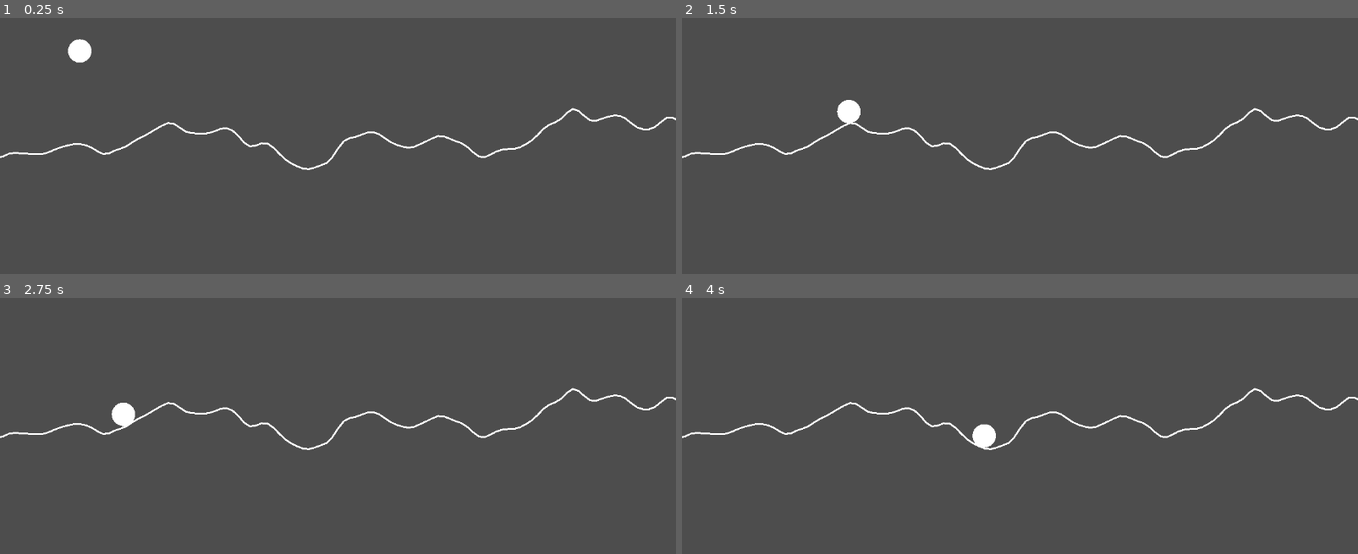
Above: before the commit, frames 1-4 (two rows, left to right).
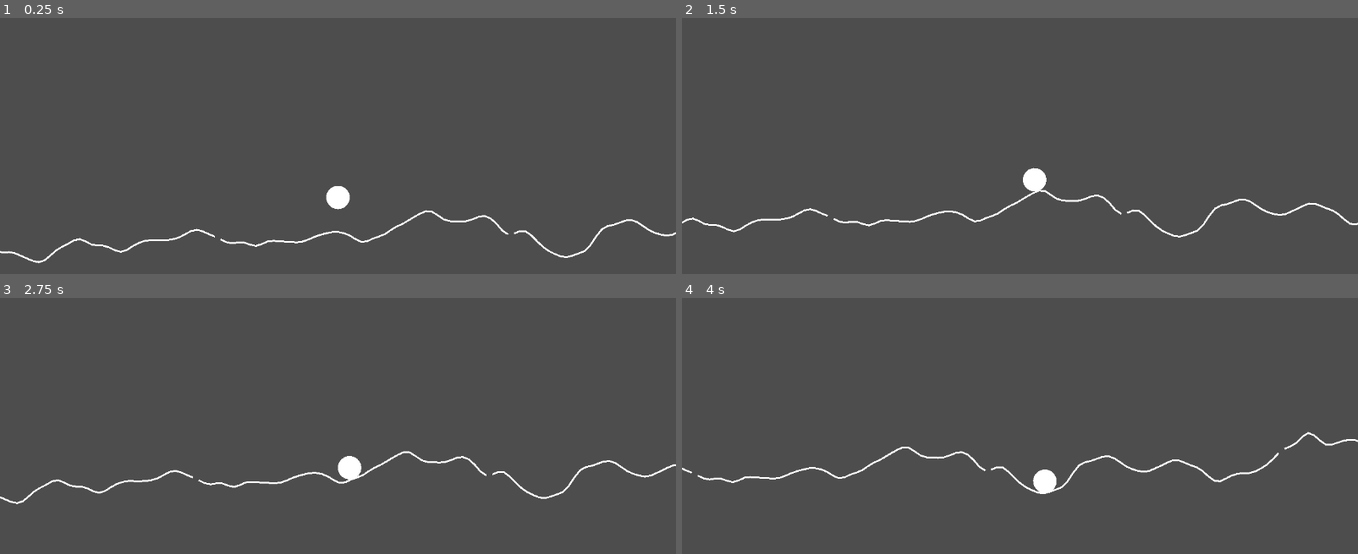
Above: after the commit, the same moments.

Repository: choe050919/Rider-Prototype
Game: Godot game, scene res://scenes/main.tscn
The game is run twice, just before and just after one commit, with the same random seed, the same clock (stepped at 60 frames per second) and the same inputs.
Inputs:
- Up to frame 1 (0.25 s): no input
- Up to frame 2 (1.5 s): hold Right (ui_right) 0.53-1.28 s; hold Left (ui_left) from 1.28 s (still down)
- Up to frame 3 (2.75 s): release Left (ui_left) at 2.03 s; hold Right (ui_right) from 2.03 s (still down)
- Up to frame 4 (4 s): release Right (ui_right) at 3.53 s; hold Left (ui_left) from 3.53 s (still down)

The runs differ from the first frame. In frame 1, 2.4% of the frame differs, in the area x 0-100%, y 8-97%; in frame 2, 2.4%; in frame 3, 2.4%; in frame 4, 2.5%, in the area x 0-100%, y 34-77%.

Commit message:
무한 스크롤 및 카메라 팔로잉 구현

Diff:
--- a/scenes/ball.tscn
+++ b/scenes/ball.tscn
@@ -15,3 +15,7 @@
 
 [node name="CollisionShape2D" type="CollisionShape2D" parent="."]
 shape = SubResource("CircleShape2D_1")
+
+[node name="Camera2D" type="Camera2D" parent="."]
+position_smoothing_enabled = true
+position_smoothing_speed = 5.0
--- a/scenes/main.tscn
+++ b/scenes/main.tscn
@@ -1,14 +1,14 @@
 [gd_scene load_steps=3 format=3 uid="uid://rftifjbgje2d"]
 
-[ext_resource type="PackedScene" uid="uid://cegbrso3uml8q" path="res://demos/terrain_test.tscn" id="1_terrain"]
+[ext_resource type="Script" uid="uid://0jxjaimbgjko" path="res://src/terrain/terrain_manager.gd" id="1_terrain_manager"]
 [ext_resource type="PackedScene" path="res://scenes/ball.tscn" id="2_ball"]
 
 [node name="Main" type="Node2D"]
 
-[node name="Camera2D" type="Camera2D" parent="."]
-position = Vector2(640, 360)
+[node name="Ball" parent="." instance=ExtResource("2_ball")]
+position = Vector2(200, 200)
 
-[node name="TerrainTest" parent="." instance=ExtResource("1_terrain")]
-
-[node name="Ball" parent="." instance=ExtResource("2_ball")]
-position = Vector2(200, 100)
+[node name="TerrainManager" type="Node2D" parent="." node_paths=PackedStringArray("target")]
+script = ExtResource("1_terrain_manager")
+target = NodePath("../Ball")
+frequency = 0.002
--- /dev/null
+++ b/src/terrain/terrain_manager.gd
@@ -0,0 +1,120 @@
+class_name TerrainManager
+extends Node2D
+
+# 추적할 대상 (공)
+@export var target: Node2D
+
+# 청크 설정
+@export var chunk_width: float = 500.0  # 청크 하나의 너비
+@export var load_distance: int = 3  # 좌우로 유지할 청크 개수
+@export var sample_interval: int = 10  # 샘플링 간격
+
+# 지형 생성 파라미터
+@export_group("Terrain Parameters")
+@export var frequency: float = 0.02
+@export var amplitude: float = 100.0
+@export var ground_level: float = 300.0
+@export var terrain_seed: int = 42
+
+# 내부 상태
+var terrain_gen: TerrainGenerator
+var active_chunks: Dictionary = {}  # chunk_index -> Node2D
+var last_chunk_index: int = 0
+
+func _ready():
+	print("TerrainManager _ready()")
+	print("Target: ", target)
+
+	# 지형 생성기 초기화
+	terrain_gen = TerrainGenerator.new({
+		"frequency": frequency,
+		"amplitude": amplitude,
+		"ground_level": ground_level,
+		"seed": terrain_seed
+	})
+
+	print("TerrainGenerator created")
+
+	# 초기 청크 생성
+	if target:
+		print("Target exists, updating chunks")
+		update_chunks()
+	else:
+		print("WARNING: No target set!")
+
+func _process(delta):
+	if target:
+		var current_chunk = get_chunk_index(target.global_position.x)
+		if current_chunk != last_chunk_index:
+			update_chunks()
+			last_chunk_index = current_chunk
+
+# 위치에서 청크 인덱스 계산
+func get_chunk_index(x_position: float) -> int:
+	return int(floor(x_position / chunk_width))
+
+# 청크 업데이트
+func update_chunks():
+	var center_chunk = get_chunk_index(target.global_position.x)
+
+	# 필요한 청크 범위
+	var needed_chunks = {}
+	for i in range(-load_distance, load_distance + 1):
+		needed_chunks[center_chunk + i] = true
+
+	# 불필요한 청크 제거
+	var to_remove = []
+	for chunk_idx in active_chunks.keys():
+		if not needed_chunks.has(chunk_idx):
+			to_remove.append(chunk_idx)
+
+	for chunk_idx in to_remove:
+		remove_chunk(chunk_idx)
+
+	# 새 청크 생성
+	for chunk_idx in needed_chunks.keys():
+		if not active_chunks.has(chunk_idx):
+			create_chunk(chunk_idx)
+
+# 청크 생성
+func create_chunk(chunk_index: int):
+	print("Creating chunk: ", chunk_index)
+
+	var chunk_node = Node2D.new()
+	chunk_node.name = "Chunk_%d" % chunk_index
+
+	var start_x = chunk_index * chunk_width
+	var heights = terrain_gen.generate_heights(start_x, chunk_width, sample_interval)
+
+	print("  Heights generated: ", heights.size(), " points")
+
+	if heights.size() == 0:
+		print("  WARNING: No heights generated!")
+		return
+
+	# 시각화
+	var line = Line2D.new()
+	line.name = "TerrainLine"
+	line.points = terrain_gen.heights_to_points(heights)
+	line.width = 3.0
+	line.default_color = Color.WHITE
+	chunk_node.add_child(line)
+
+	# 물리 충돌
+	var body = StaticBody2D.new()
+	body.name = "TerrainCollision"
+
+	var collision = CollisionPolygon2D.new()
+	collision.polygon = terrain_gen.create_collision_polygon(heights, 1000.0)
+	body.add_child(collision)
+	chunk_node.add_child(body)
+
+	add_child(chunk_node)
+	active_chunks[chunk_index] = chunk_node
+
+# 청크 제거
+func remove_chunk(chunk_index: int):
+	if active_chunks.has(chunk_index):
+		var chunk = active_chunks[chunk_index]
+		chunk.queue_free()
+		active_chunks.erase(chunk_index)
Not shown, added: src/terrain/terrain_manager.gd.uid
